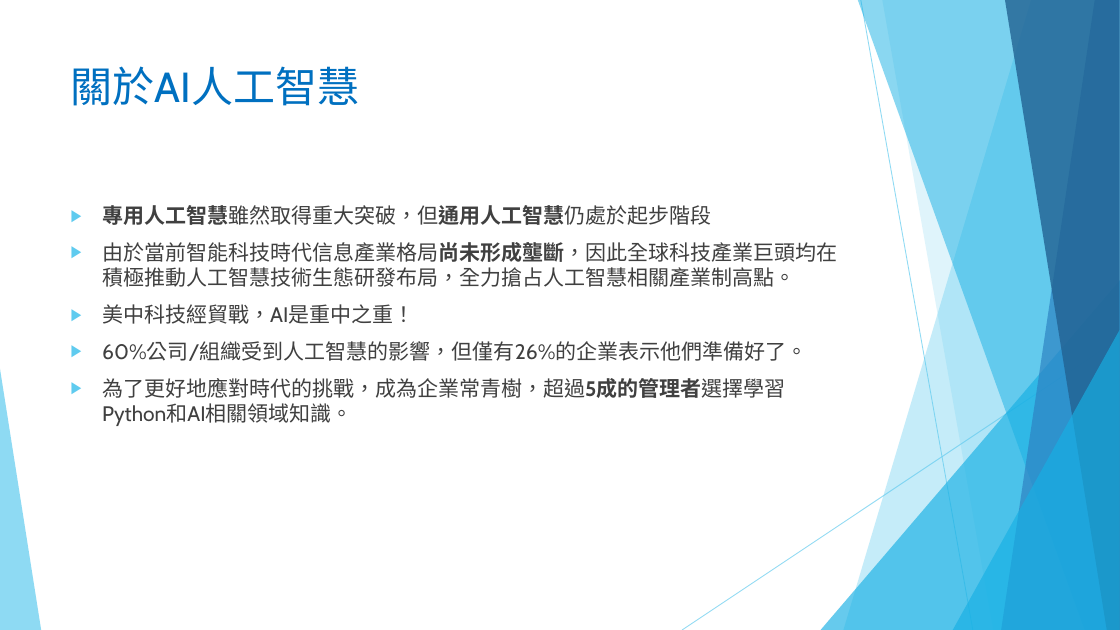
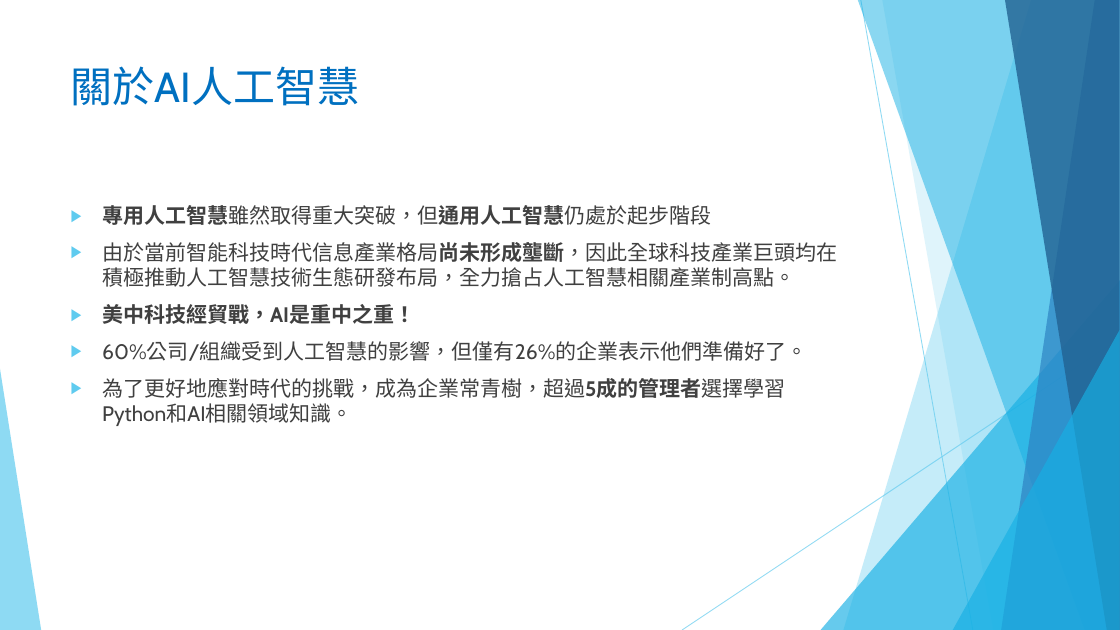
Before and after one commit to liulawsi/My_PPTs, a slide deck: slide 3 of LCC/Python/00a_IT職場新趨勢.pptx. Drawn at 1120x630 pixels with LibreOffice and Linux fonts; fonts in the diff are those of the drawing; background and template pictures are left out. Boxes give left, top, right and bottom in pixels: in the first picture for what was removed or moved away, otherwise in the second. Text is boxed around its words. In the diff, an @@ line names an element or a change of style, - is before the commit and + after.

```diff
--- a/LCC/Python/00a_IT職場新趨勢.pptx
+++ b/LCC/Python/00a_IT職場新趨勢.pptx
@@ text at (102,304,415,324): bold on in "美中科技經貿戰，AI是重中之重！" @@
```
Also in this commit, not shown: 2 other slides changed, 2 other files.
